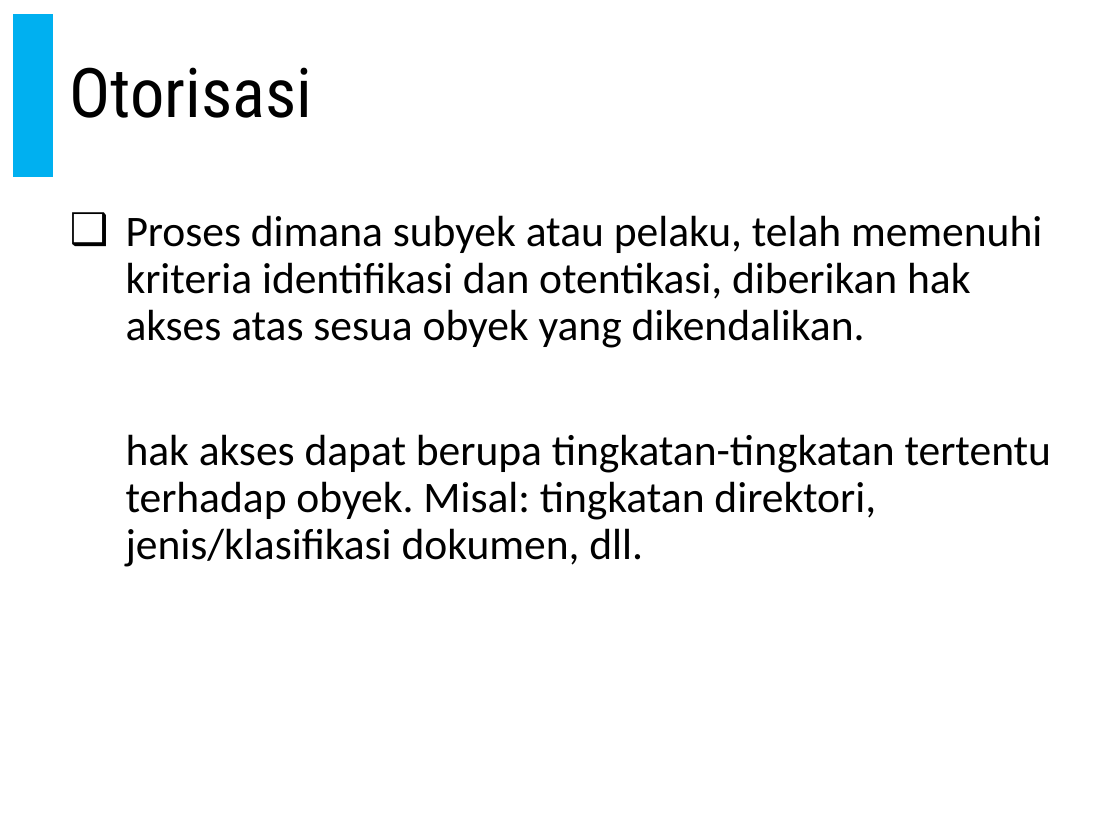
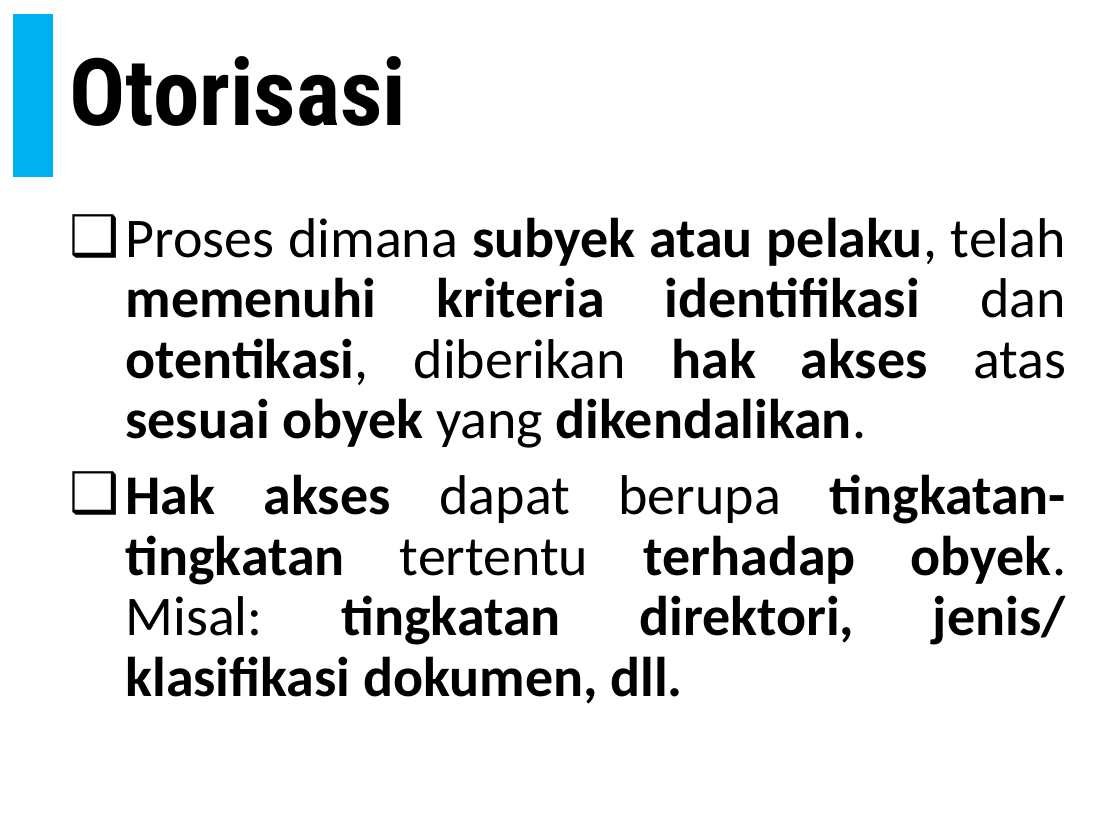
Before and after one commit to doniaft/Keamanan-Informasi, a slide deck: slide 43 of 1. Bahan Ajar/06. Keamanan Informasi - Firewall dan Intrusion Detection System.pptx. Drawn at 1120x840 pixels with LibreOffice and Linux fonts; fonts in the diff are those of the drawing. Boxes give left, top, right and bottom in pixels: in the first picture for what was removed or moved away, otherwise in the second. Text is boxed around its words. In the diff, an @@ line names an element or a change of style, - is before the commit and + after.

```diff
--- a/1. Bahan Ajar/06. Keamanan Informasi - Firewall dan Intrusion Detection System.pptx
+++ b/1. Bahan Ajar/06. Keamanan Informasi - Firewall dan Intrusion Detection System.pptx
@@ title "Otorisasi" at (70, 56, 407, 126): size 44 to 60 pt, bold on @@
@@ text at (126, 217, 1066, 704): text changed; size 28 to 36 pt; bold on @@
-❑ Proses dimana subyek atau pelaku, telah memenuhi kriteria identifikasi dan otentikasi, diberikan hak akses atas sesua obyek yang dikendalikan.
-hak akses dapat berupa tingkatan-tingkatan tertentu terhadap obyek. Misal: tingkatan direktori, jenis/klasifikasi dokumen, dll.
+❑ Proses dimana subyek atau pelaku, telah memenuhi kriteria identifikasi dan otentikasi, diberikan hak akses atas sesuai obyek yang dikendalikan.
+❑ Hak akses dapat berupa tingkatan-tingkatan tertentu terhadap obyek. Misal: tingkatan direktori, jenis/ klasifikasi dokumen, dll.
```
Also in this commit, not shown: 16 other slides changed, 17 slides added.
